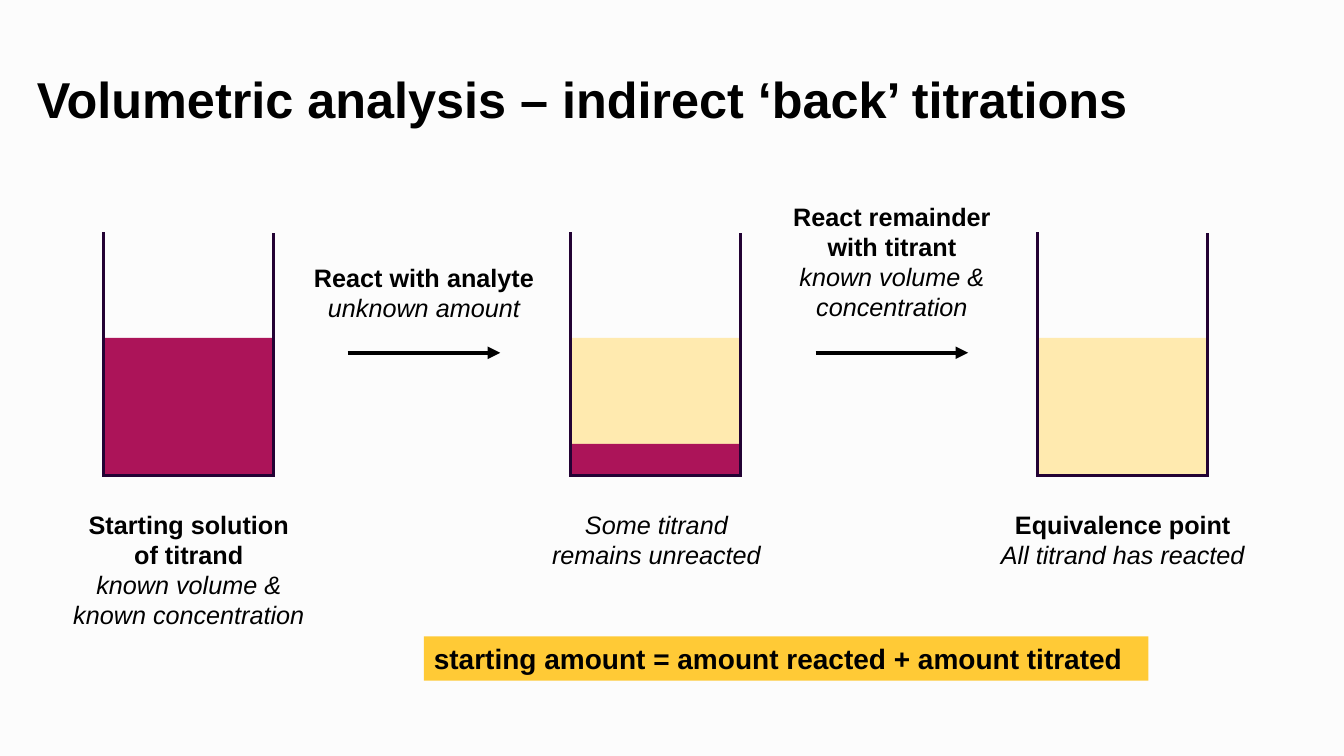
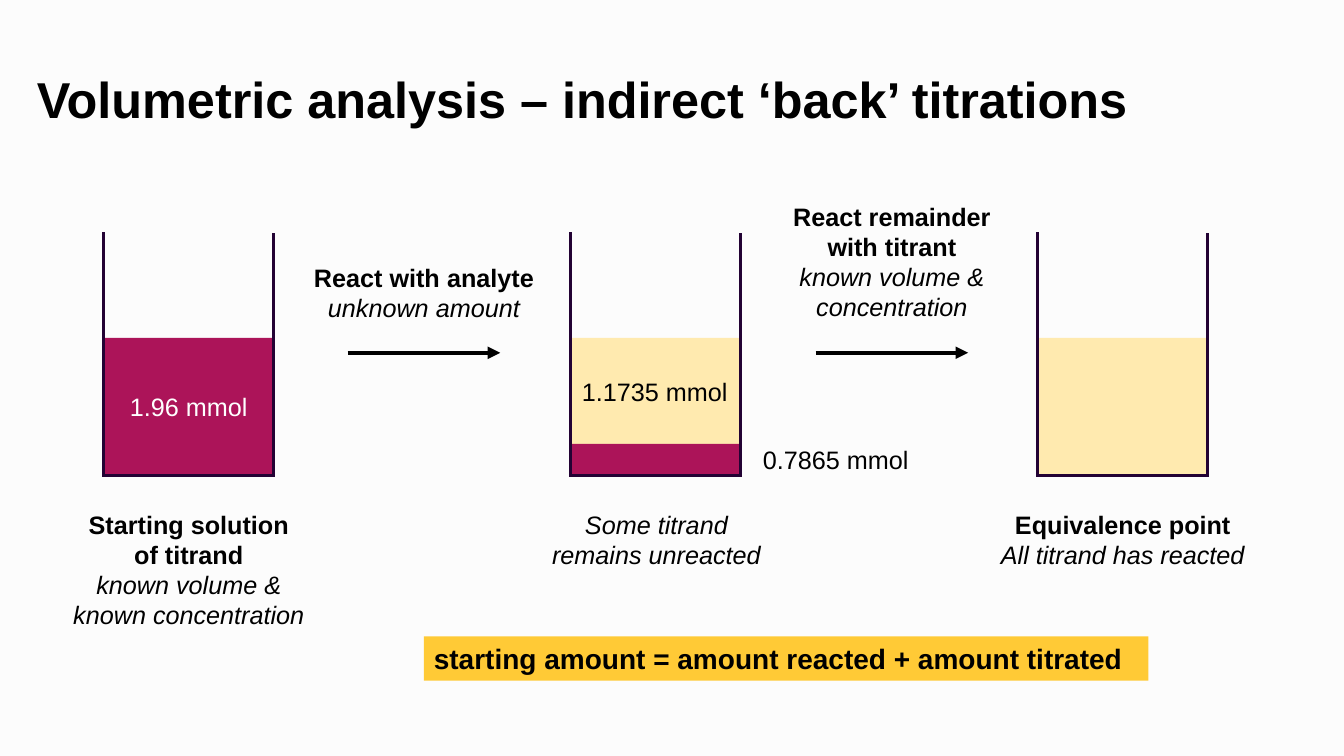
Before and after one commit to waudbylab/waudbylab.github.io, a slide deck: slide 89 of slides2.pptx (slide 88 before the commit). Drawn at 1344x756 pixels with LibreOffice and Linux fonts; fonts in the diff are those of the drawing; background and template pictures are left out. Boxes give left, top, right and bottom in pixels: in the first picture for what was removed or moved away, otherwise in the second. Text is boxed around its words. In the diff, an @@ line names an element or a change of style, - is before the commit and + after.

Commit message:
update slides

```diff
--- a/slides2.pptx
+++ b/slides2.pptx
@@ text added at [582,382,728,402], 18 pt, text #000000 @@
+1.1735 mmol
@@ text added at [130,397,248,417], 18 pt, text #FFFFFF @@
+1.96 mmol
@@ text added at [763,450,909,470], 18 pt, text #000000 @@
+0.7865 mmol
```
Also in this commit, not shown: 4 other slides changed, 4 slides added.
